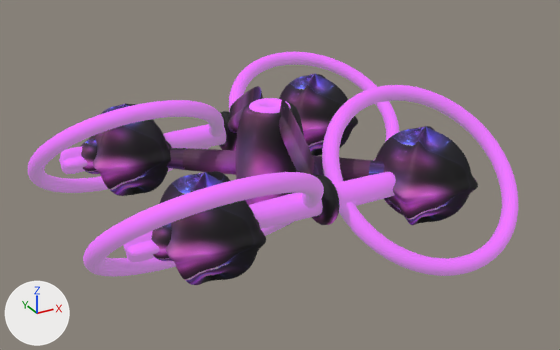
The FBX model Assets/Resources/enemies/models/vox/vox_heavy.fbx, before and after one commit.
Rendered twice from a 50 mm lens placed at (-0.105, -0.342, 0.14), pointed at (0.056, -0.05, -0.005). Every picture has the same lights, and +X, +Y and +Z are marked at lower left. Where no turn or scale is listed for an object, it has been applied to the vertices.

Objects in the first picture: 'backBody', 'backBody1', 'backRing', 'backRing1', 'body', 'body1', 'innerBarrel', 'innerRing', 'innerRing1', 'joinPole', 'joinPole1', 'midBand1', 'midBand3', 'pCylinder2'.
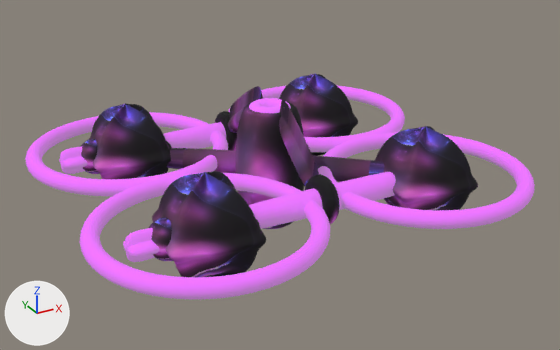
Boxes (x1, y1, x2, y2) around the edits, measured in the pictures (560 x 350 px):
'innerRing1', moved, rescaled, turned
    before: (83, 172, 324, 277)
    after: (80, 173, 330, 299)
'backRing1', moved, rescaled, turned
    before: (322, 85, 518, 276)
    after: (318, 132, 535, 229)
'innerRing', moved, rescaled, turned
    before: (28, 100, 224, 193)
    after: (25, 112, 228, 196)
'backRing', moved, rescaled, turned
    before: (229, 52, 400, 161)
    after: (228, 86, 405, 152)

Edits to the bpy script that builds the scene:
```text
Change me_mesh_003:
    where me_mesh_003.from_pydata(...)  # 802 vertices, 800 faces; spans x -0.58..0.58, y -4.35..4.35, z -0.58..0.58
    remove me_mesh_003.materials.append(mat_set2_light_bodytex)  # picture img_plasma_jpg
    add me_mesh_003.materials.append(mat_set2_light_bright)  # pink #e400ff
Change me_mesh_018:
    where me_mesh_018.from_pydata(...)  # 400 vertices, 400 faces; spans x -1.51..1.51, y -0.5..0.5, z -1.51..1.51
    remove me_mesh_018.materials.append(mat_set2_light_bodytex)  # picture img_plasma_jpg
    add me_mesh_018.materials.append(mat_set2_light_bright)  # pink #e400ff
Change ob_backring1:
    ob_backring1.rotation_euler: (2.269, 0.0, 0.0) -> (0.0, 0.0, 0.0)  # degrees (130, 0, 0) -> degrees (0, 0, 0)
    add ob_backring1.parent = ob_rings
    ob_backring1.location: (0.106, -0.092, 0.0) -> (10.58, 0.0, 9.204)
    ob_backring1.scale: (0.0074, 0.0074, 0.0074) -> (0.74, 0.74, 0.74)
Change ob_backring:
    ob_backring.rotation_euler: (-1.047, 0.0, 0.0) -> (0.0, 0.0, 0.0)  # degrees (-60, 0, 0) -> degrees (0, 0, 0)
    add ob_backring.parent = ob_rings
    ob_backring.location: (0.106, 0.000798, 0.0) -> (10.58, 0.0, -0.0798)
    ob_backring.scale: (0.0074, 0.0074, 0.0074) -> (0.74, 0.74, 0.74)
Change ob_joinpole1:
    ob_joinpole1: bpy.data.objects.new('joinPole1', me_mesh_006) -> bpy.data.objects.new('joinPole1', me_mesh_003)
Change ob_innerring1:
    ob_innerring1.rotation_euler: (0.838, 0.0, 0.0) -> (0.0, 0.0, 0.0)  # degrees (48, 0, 0) -> degrees (0, 0, 0)
    add ob_innerring1.parent = ob_rings
    ob_innerring1.location: (0.0, -0.092, 0.0) -> (0.0, 0.0, 9.204)
    ob_innerring1.scale: (0.0074, 0.0074, 0.0074) -> (0.74, 0.74, 0.74)
Change ob_midband3:
    ob_midband3: bpy.data.objects.new('midBand3', me_mesh_022) -> bpy.data.objects.new('midBand3', me_mesh_018)
Change ob_innerring:
    ob_innerring.rotation_euler: (0.838, 0.0, 0.0) -> (0.0, 0.0, 0.0)  # degrees (48, 0, 0) -> degrees (0, 0, 0)
    add ob_innerring.parent = ob_rings
    ob_innerring.location: (0.0, 0.000798, 0.0) -> (0.0, 0.0, -0.0798)
    ob_innerring.scale: (0.0074, 0.0074, 0.0074) -> (0.74, 0.74, 0.74)
Add ob_rings:
    ob_rings = bpy.data.objects.new('rings', None)
    ob_rings.location = (0.0, 0.0, 0.0)
    ob_rings.rotation_euler = (1.571, 0.0, 0.0)  # degrees (90, 0, 0)
    ob_rings.scale = (0.01, 0.01, 0.01)
```
